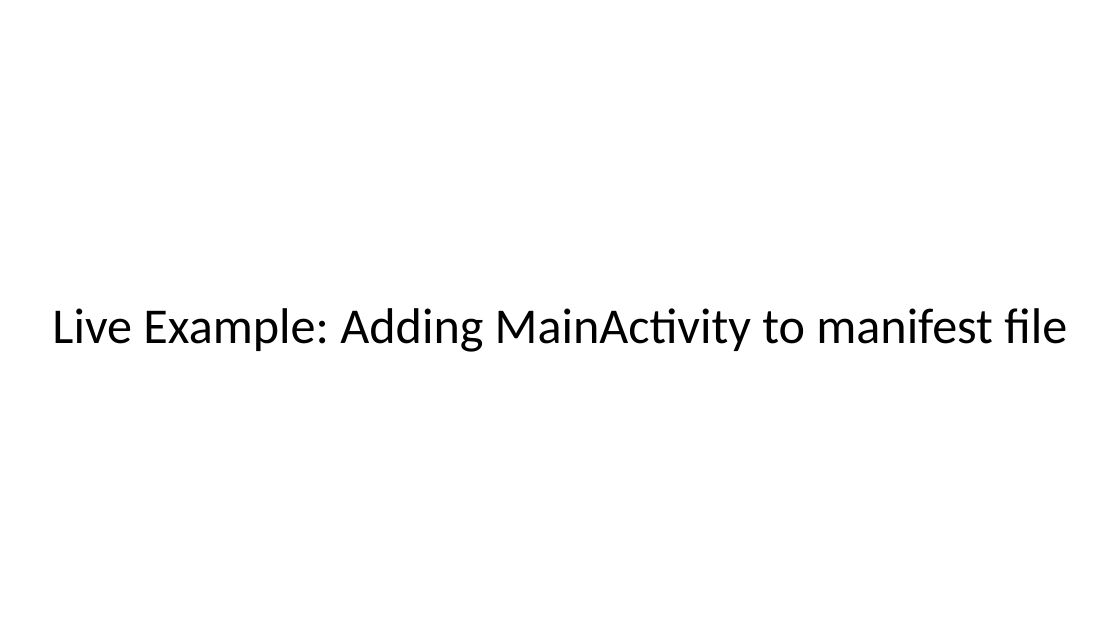
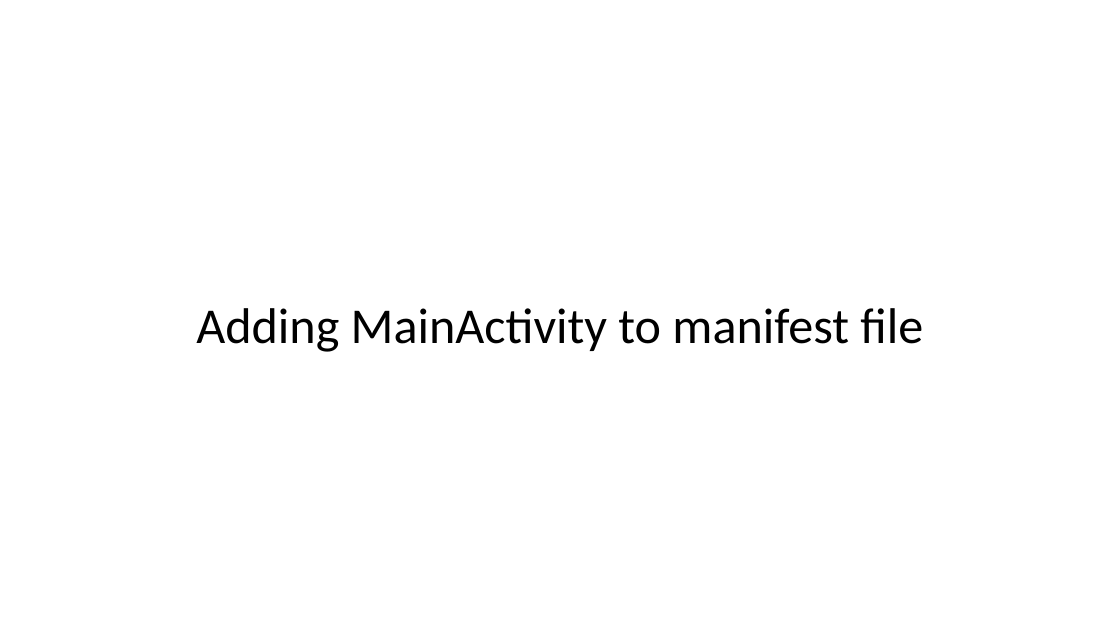
Before and after one commit to Batch-xx/Android-Lunch-Learn, a slide deck: slide 37 of slides/Android Studio_Activities_Fragments.pptx (slide 36 before the commit). Drawn at 1120x630 pixels with LibreOffice and Linux fonts; fonts in the diff are those of the drawing; background and template pictures are left out. Boxes give left, top, right and bottom in pixels: in the first picture for what was removed or moved away, otherwise in the second. Text is boxed around its words. In the diff, an @@ line names an element or a change of style, - is before the commit and + after.

```diff
--- a/slides/Android Studio_Activities_Fragments.pptx
+++ b/slides/Android Studio_Activities_Fragments.pptx
@@ text at [196, 308, 923, 352]: text changed @@
-Live Example: Adding MainActivity to manifest file
+Adding MainActivity to manifest file
```
Also in this commit, not shown: 11 other slides changed, 1 slide added, 1 slide removed, 3 other files.
